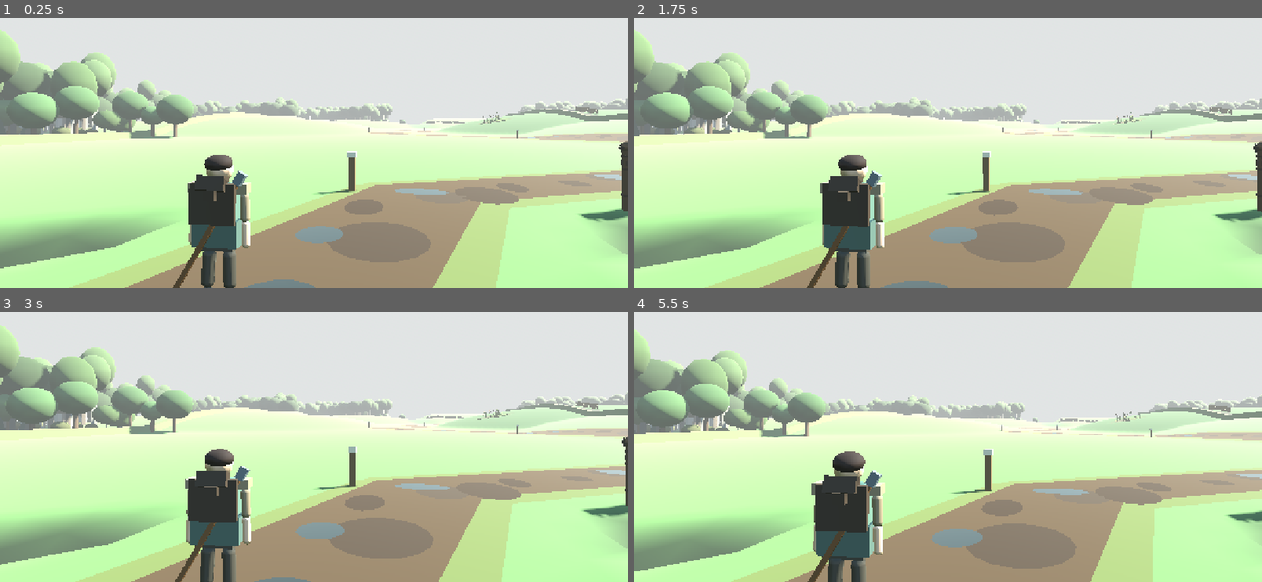
Above: before the commit, frames 1-4 (two rows, left to right).
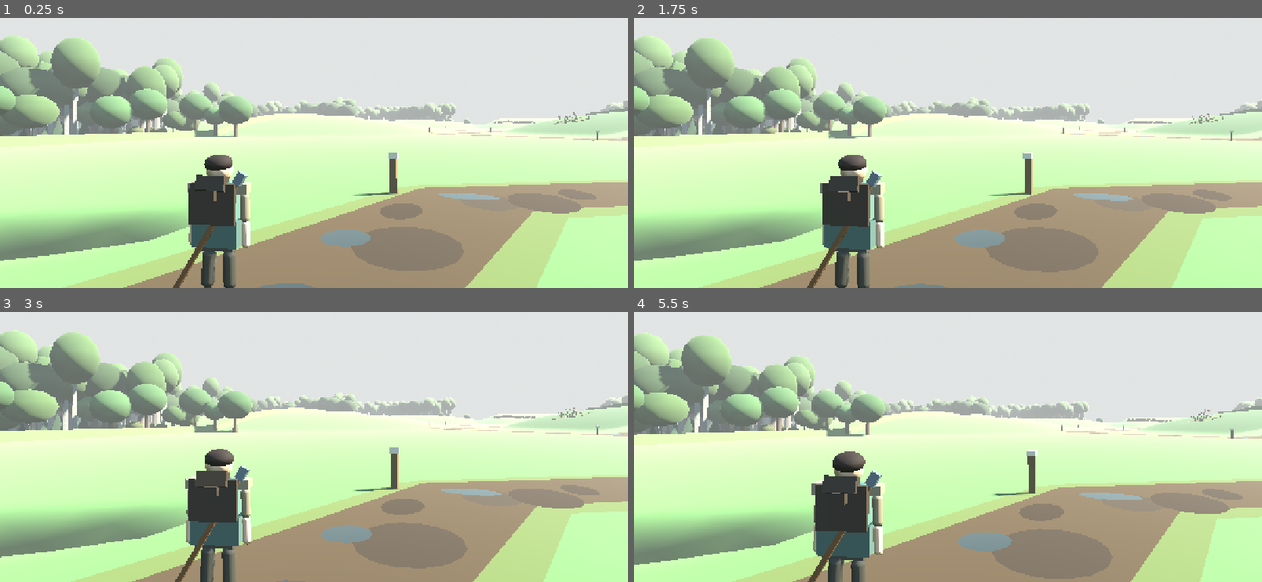
Above: after the commit, the same moments.

Repository: fortins4/devPlayground
Game: Godot game, scene res://scenes/prologue/opening_cattle_drive.tscn
The game is run twice, just before and just after one commit, with the same random seed, the same clock (stepped at 60 frames per second) and the same inputs. This scene is started directly instead of the project's main scene.
Inputs (mouse positions are in pixels of both pictures, inside the frame that each line leads up to):
- Up to frame 1 (0.25 s): no input
- Up to frame 2 (1.75 s): tap Enter at 0.5 s; move the mouse to (979, 109) at 0.52 s; hold Right mouse button (attack_heavy) 0.53-1.28 s; hold W (move_forward) from 0.53 s (still down); click (979, 109) at 0.67 s; tap Space (jump) at 0.77, 1.52 s; move the mouse to (916, 112) at 1.27 s; click (916, 112) at 1.35 s
- Up to frame 3 (3 s): keep holding W (move_forward); move the mouse to (326, 398) at 2.02 s; hold H (band_toggle) 2.03-2.78 s; move the mouse to (307, 411) at 2.77 s; tap Ctrl (crouch) at 2.85 s; click (307, 411) at 2.92 s
- Up to frame 4 (5.5 s): keep holding W (move_forward); tap Space (jump) at 3.02, 3.77, 4.52 s; move the mouse to (991, 409) at 3.52 s; hold Q (cycle_weapon) 3.53-4.28 s; move the mouse to (897, 401) at 4.27 s; tap E (interact) at 4.35 s; move the mouse to (954, 406) at 5.02 s; hold Shift (sprint) from 5.03 s (still down); click (954, 406) at 5.17 s

The runs differ from the first frame. In frame 1, 26% of the frame differs, in the area x 0-100%, y 4-100%; in frame 2, 26%; in frame 3, 26%; in frame 4, 26%, in the area x 0-100%, y 6-100%.

Commit message:
Opening intro: reframe so no post enters the shot (facing 185° -> 194°)
The carved post by the lane sat on the right edge of the push. Turning Cian
9° further toward the east keeps it, and both gateposts, at least 40 px
outside the frame from the first frame to the call; same spot, same
camera offsets, same timings (call 8.6 s, control 11.4 s).

Diff:
--- a/scripts/prologue/opening_daydream_intro.gd
+++ b/scripts/prologue/opening_daydream_intro.gd
@@ -29,10 +29,11 @@
 @export var family_caller_path: NodePath = ^"../FamilyCaller"
 
 ## Daydream spot: on the causeway in the ráth gateway (between the palisade ends, ~18 m from
-## the house door), facing just west of south out over the lane, the fields and the tree clumps
-## to the south-east / south. Máire stands in plain view across the yard when he turns.
+## the house door), facing ~14° east of south out over the lane, the fields and the tree clumps.
+## The facing keeps the carved post by the lane (-0.6, 24) and both gateposts out of the shot for
+## the whole push. Máire stands in plain view across the yard when he turns.
 const SPOT := Vector3(6.2, 0.0, 17.2)
-const SPOT_YAW_DEG := 185.0
+const SPOT_YAW_DEG := 194.0
 const CALL_LINE := "Cian! There you are, with your head in the trees again. The herd's to be home and penned before dark."
 
 ## Timeline (s from the first frame of the shot).
